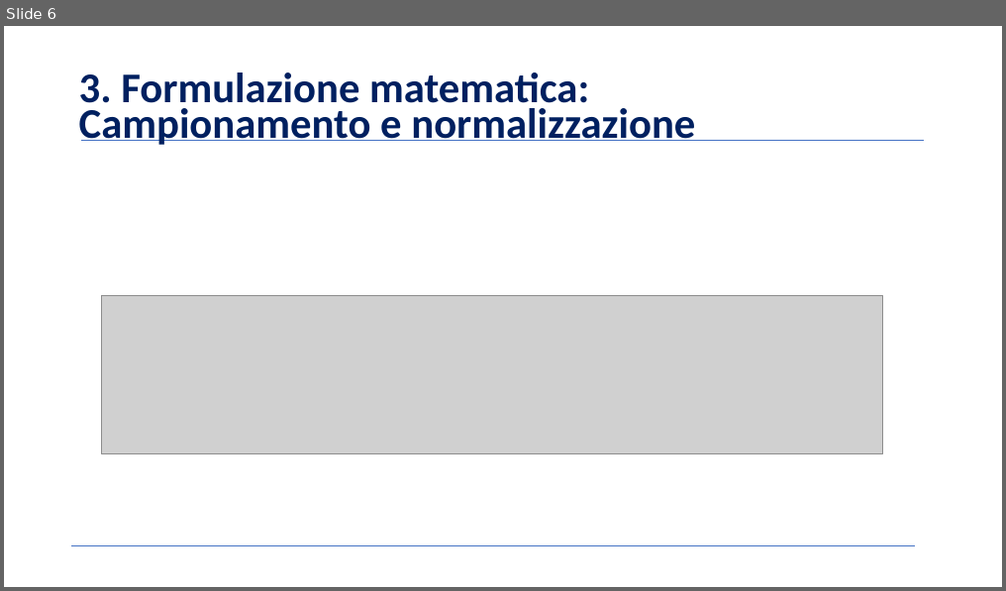
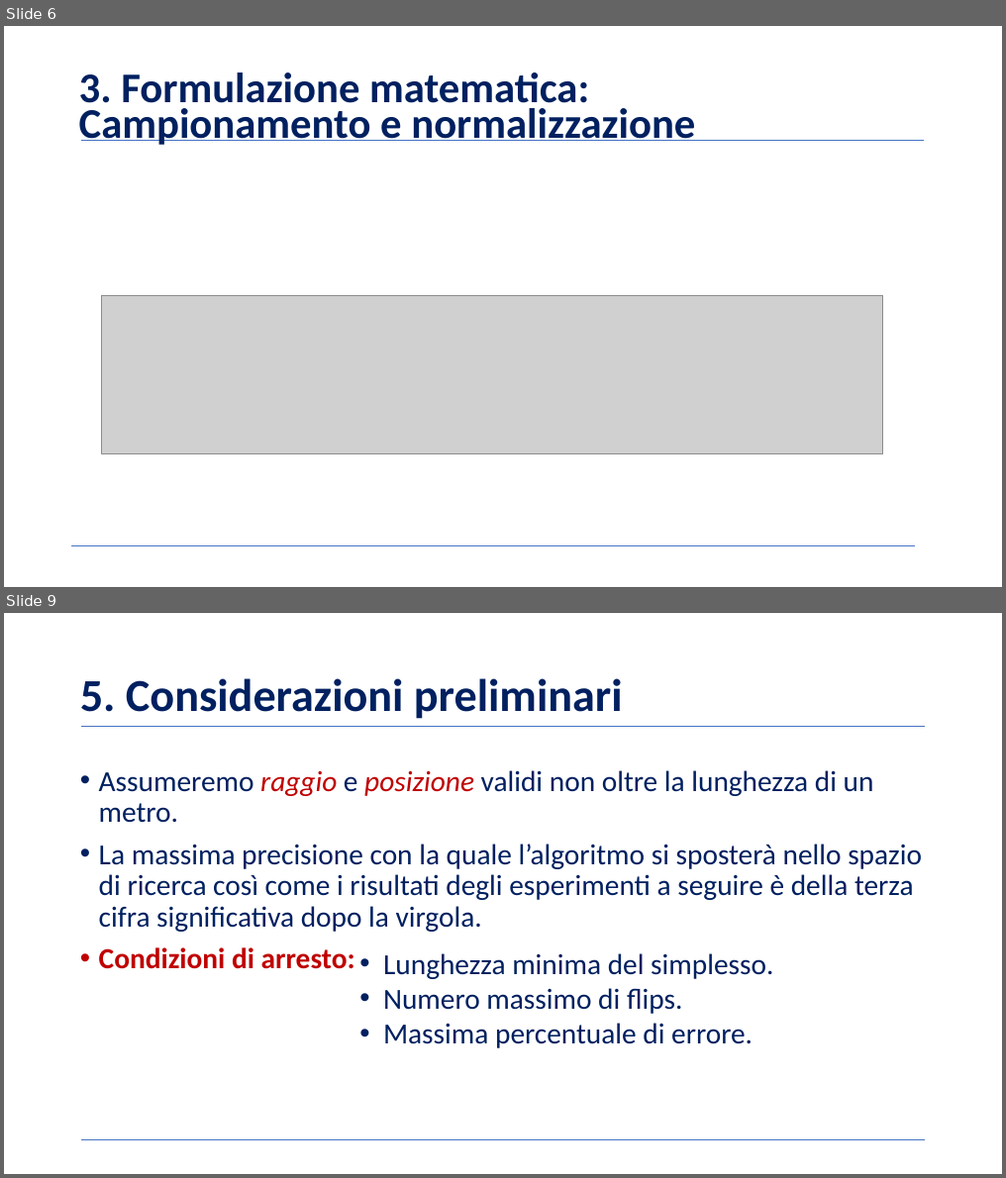
Before and after one commit to BernardoGiordano/NelderMeadMethod, a slide deck: writeup/Slides.pptx. Shown one above the other, each under a label of ours: slide 6 before the commit, slides 6 and 9 after it; the slides between them are not shown. The pictures are 1006x591 and 1006x1178 pixels, drawn with LibreOffice and Linux fonts; fonts in the diff are those of the drawing; grey boxes stand for pictures; background and template pictures are left out. Boxes give left, top, right and bottom in pixels: in the first picture for what was removed or moved away, otherwise in the second. Text is boxed around its words. In the diff, an @@ line names an element or a change of style, - is before the commit and + after.

```diff
--- a/writeup/Slides.pptx
+++ b/writeup/Slides.pptx
@@ slide 9 added at (4,613,1002,1174), background picture (left out) @@
@@ title added at (80,678,623,719), 44 pt, text #002060, bold @@
+5. Considerazioni preliminari
@@ line added from (81, 727) to (925, 727), #4472C4 0.5 pt @@
@@ text added at (99,770,922,969), 28 pt, text #002060 @@
+• Assumeremo raggio e posizione validi non oltre la lunghezza di un metro.
+• La massima precisione con la quale l’algoritmo si sposterà nello spazio di ricerca così come i risultati degli esperimenti a seguire è della terza cifra significativa dopo la virgola.
+• Condizioni di arresto:
@@ text added at (383,954,773,1049), 28 pt, text #002060 @@
+• Lunghezza minima del simplesso.
+• Numero massimo di flips.
+• Massima percentuale di errore.
@@ line added from (81, 1140) to (925, 1140), #4472C4 0.5 pt @@
```
Also in this commit, not shown: 10 slides changed, 2 other slides added.
